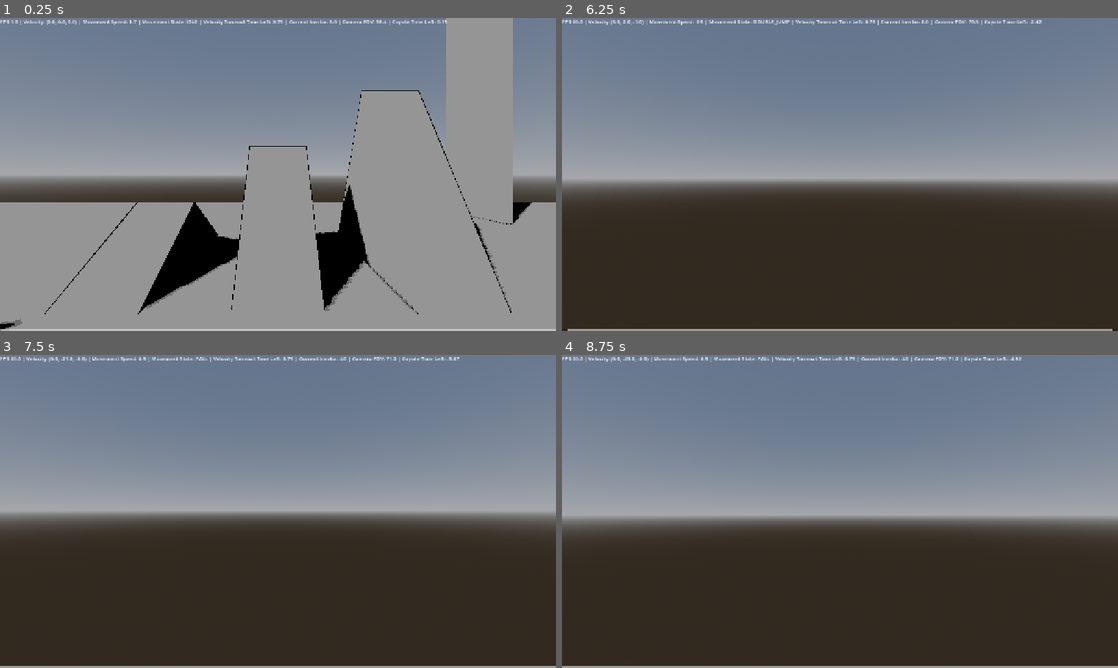
Above: before the commit, frames 1-4 (two rows, left to right).
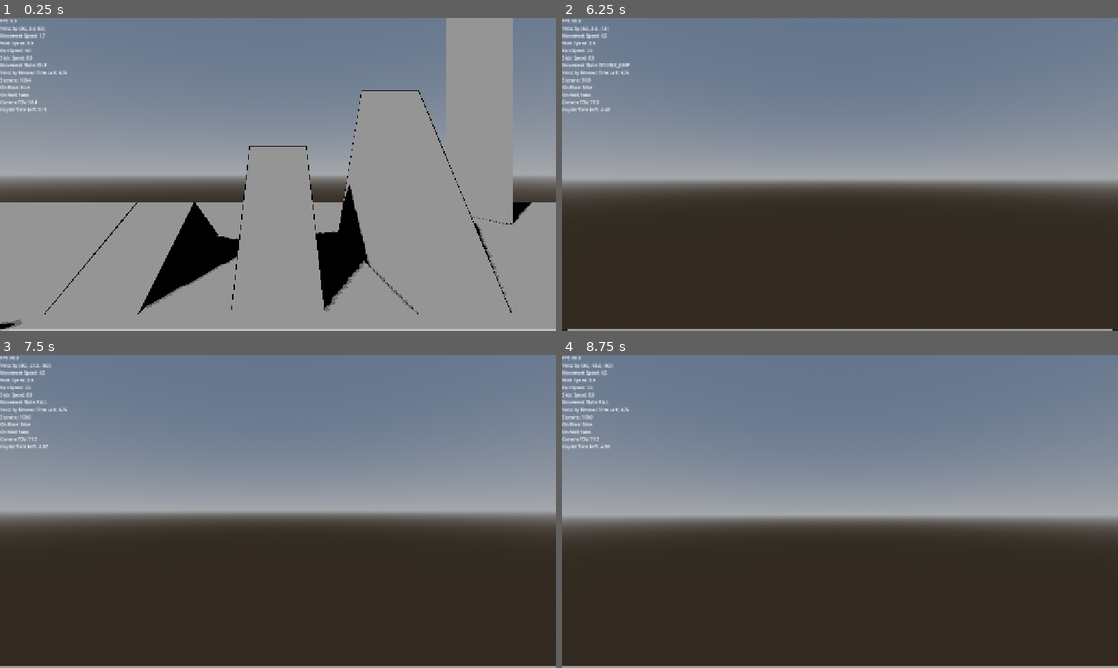
Above: after the commit, the same moments.

Repository: naxemis/multiplayer-fps
Game: Godot game, scene res://scenes/root/root.tscn
The game is run twice, just before and just after one commit, with the same random seed, the same clock (stepped at 60 frames per second) and the same inputs.
Inputs (mouse positions are in pixels of both pictures, inside the frame that each line leads up to):
- Up to frame 1 (0.25 s): no input
- Up to frame 2 (6.25 s): move the mouse to (867, 174) at 0.52 s; hold Shift (run) 0.53-1.28 s; hold W (forward) 0.53-5.78 s; tap Ctrl (change_wall_jump_direction) at 0.77, 1.52, 3.02, 3.77, 4.52, 6.02 s; tap C (slide) at 0.8, 1.35, 3.05, 4.35, 5.3, 5.85 s; move the mouse to (812, 174) at 1.27 s; tap Space (jump) at 1.55, 2.1, 3.8, 6.05 s; move the mouse to (851, 168) at 2.02 s; hold Shift (run) 2.03-2.78 s; move the mouse to (834, 180) at 2.77 s; tap Middle mouse button (free_look) at 2.85 s; move the mouse to (878, 177) at 3.52 s; hold Shift (run) 3.53-4.28 s; tap Enter at 4.25 s; move the mouse to (795, 171) at 4.27 s; tap Shift (run) at 4.55 s; move the mouse to (845, 174) at 5.02 s; hold Shift (run) 5.03-5.78 s; move the mouse to (817, 168) at 5.77 s; hold D (right) from 5.78 s (still down)
- Up to frame 3 (7.5 s): move the mouse to (305, 511) at 6.52 s; release D (right) at 6.53 s; hold Shift (run) 6.53-7.28 s; hold W (forward) from 6.53 s (still down); tap Space (jump) at 6.6 s; tap Ctrl (change_wall_jump_direction) at 6.77 s; move the mouse to (250, 511) at 7.27 s; tap Middle mouse button (free_look) at 7.35 s
- Up to frame 4 (8.75 s): keep holding W (forward); tap Ctrl (change_wall_jump_direction) at 7.52 s; tap C (slide) at 7.55 s; move the mouse to (851, 505) at 8.02 s; hold Shift (run) from 8.03 s (still down); tap Space (jump) at 8.3 s

The runs differ from the first frame. In frame 1, 1.2% of the frame differs, in the area x 0-81%, y 0-31%; in frame 2, 1.3%, in the area x 0-87%, y 0-31%; in frame 3, 1.2%; in frame 4, 1.2%.

Commit message:
chore(player): expand debug HUD

Diff:
--- a/scenes/player/player.tscn
+++ b/scenes/player/player.tscn
@@ -362,45 +362,6 @@
 collision_layer = 2
 floor_max_angle = 1.39626
 script = ExtResource("1_lvxji")
-time_before_velocity_timeout = null
-crouch_animation_speed = null
-slide_animation_speed = null
-crouch_blend_amount = null
-slide_blend_amount = null
-crouch_speed = null
-walk_speed = null
-max_run_speed = null
-run_speed_increase = null
-run_walk_decrease = null
-run_crouch_decrease = null
-max_slide_speed = null
-slide_buff_multiplier = null
-slope_uphill_brake_factor = null
-slope_downhill_boost_factor = null
-slide_run_decrease = null
-slide_walk_decrease = null
-slide_crouch_decrease = null
-speed_inertia = null
-max_stamina = null
-idle_stamina_recovery = null
-crouch_stamina_recovery = null
-walk_stamina_recovery = null
-run_stamina_recovery = null
-in_air_stamina_recovery = null
-slide_stamina_drain = null
-jump_stamina_drain = null
-double_jump_stamina_drain = null
-wall_jump_stamina_drain = null
-stamina_safe_zone = null
-on_ground_inertia = null
-in_air_inertia = null
-gravity_force = null
-jump_velocity = null
-double_jump_multiplier = null
-can_double_jump_after_wall_jump = null
-vertical_jump_multiplier = null
-min_vertical_jump = null
-max_vertical_jump = null
 
 [node name="Body" type="MeshInstance3D" parent="." unique_id=1685405249]
 transform = Transform3D(1, 0, 0, 0, 1, 0, 0, 0, 1, 0, 0.7, 0)
@@ -433,7 +394,7 @@
 unique_name_in_owner = true
 offset_right = 40.0
 offset_bottom = 23.0
-theme_override_font_sizes/font_size = 12
+theme_override_font_sizes/font_size = 10
 
 [node name="StaminaBar" type="TextureProgressBar" parent="." unique_id=1781604602]
 unique_name_in_owner = true
--- a/scripts/player/player.gd
+++ b/scripts/player/player.gd
@@ -128,7 +128,7 @@
 	var actual_slide_buff: float = floor_speed * (slide_buff_multiplier + slope_interference)
 
 	slide_speed += actual_slide_buff * delta
-	slide_speed = clampf(slide_speed, -max_slide_speed, max_slide_speed)
+	slide_speed = clampf(slide_speed, -floor_speed, max_slide_speed)
 
 func _crouch_or_other() -> void:
 	var delta: float = get_physics_process_delta_time()
@@ -362,7 +362,21 @@
 
 	_build_process_context()
 
-	%Debug.text = str("FPS:", Engine.get_frames_per_second(), " | Velocity: ", round(velocity), " | Movement Speed: ", snappedf(movement_speed, 0.1), " | Movement State: ", movement_states_array[_context.state_machine._current_state], " | Velocity Timeout Time Left: ", velocity_timeout_time_left, " | Current Inertia: ", current_inertia, " | Camera FOV: ", snappedf(%Camera.fov, 0.1), " | Coyote Time Left: ", snappedf(_context.state_machine._coyote_time_left, 0.01))
+	%Debug.text = str(
+		"FPS: ", Engine.get_frames_per_second(), "\n",
+		"Velocity: ", round(velocity), "\n",
+		"Movement Speed: ", snappedf(movement_speed, 0.1), "\n",
+		"Walk Speed: ", snappedf(walk_speed, 0.01), "\n",
+		"Run Speed: ", snappedf(run_speed, 0.01), "\n",
+		"Slide Speed: ", snappedf(slide_speed, 0.01), "\n",
+		"Movement State: ", movement_states_array[_context.state_machine._current_state], "\n",
+		"Velocity Timeout Time Left: ", velocity_timeout_time_left, "\n",
+		"Stamina: ", snappedf(stamina, 0.1), "\n",
+		"On Floor: ", is_on_floor(), "\n",
+		"On Wall: ", is_on_wall(), "\n",
+		"Camera FOV: ", snappedf(%Camera.fov, 0.1), "\n",
+		"Coyote Time Left: ", snappedf(_context.state_machine._coyote_time_left, 0.01)
+	)
 
 func _physics_process(delta: float) -> void:
 	get_velocity_timeout(delta)
